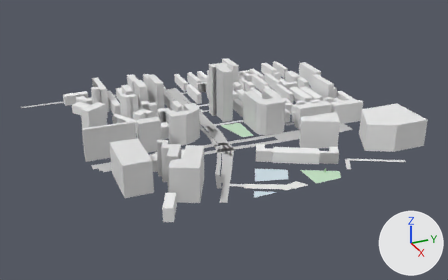
Renders of the glTF model white-model-six-districts/chunks/121_95_high.glb from each side of a commit.
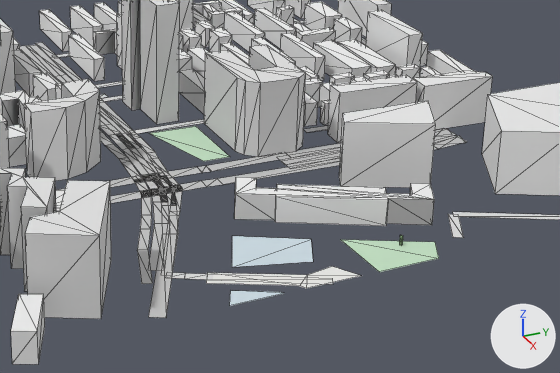
Each version appears first whole from a 50 mm camera at (1685.0, 2805.0, 436.0) aimed at (780.0, 3212.0, -16.0), and next in a close-up on the part from 35% to 87% of the width and 25% to 81% of the height. The lights are fixed; the arrows at lower right show +X, +Y and +Z. The older version's two pictures come first. The close-ups show mesh edges as thin lines. Vertices at exactly the same position are counted once.
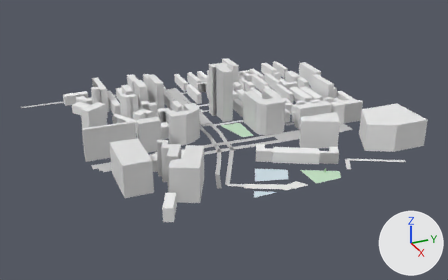
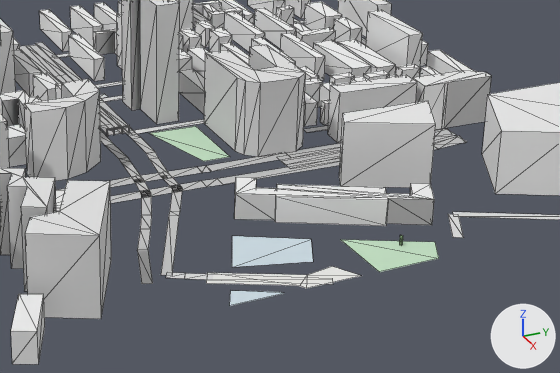
Changed parts and their boxes [x1, y1, x2, y2] in the close-ups (560 x 373 px):
part 1 of me_mesh_0, deleted: before [122, 147, 178, 318]
part 2 of me_mesh_0, cut back: before [414, 71, 493, 130]; after [414, 71, 492, 130]
part 3 of me_mesh_0, cut back: before [100, 127, 142, 150]; after [100, 125, 130, 136]

Diff of the bpy script that builds the scene:
```diff
--- a/white-model-six-districts/chunks/121_95_high.glb.py
+++ b/white-model-six-districts/chunks/121_95_high.glb.py
@@ me_mesh_0 @@
 # used by ob_mesh_0; location = (0.0, 0.0, 0.0)
-me_mesh_0.from_pydata(...)  # 1370 vertices, 1419 faces; spans x 487.0..1015.0, y 2906.0..3517.0, z -6.0..90.0
+me_mesh_0.from_pydata(...)  # 1374 vertices, 1461 faces; spans x 487.0..1015.0, y 2906.0..3517.0, z -6.0..90.0
+# me_mesh_0 part 1: 10 loose pieces with 40 vertices, spanning x 764.0..997.0, y 3110.0..3206.0, z -5.0, are deleted
+# me_mesh_0 part 2
+# 2 vertices are removed from x 828.0, y 3467.0, z -6.0..32.0
+# 7 faces are deleted
+# 6 vertices are added at (825.0, 3427.0, -6.0), (825.0, 3430.0, -6.0), (827.0, 3467.0, -6.0), (825.0, 3427.0, 32.0), (825.0, 3430.0, 32.0), (827.0, 3467.0, 32.0)
+# 13 new faces join them
+# me_mesh_0 part 3
+# 5 vertices are removed from x 735.0..765.0, y 3190.0..3206.0, z -5.0
+# 5 faces are deleted
+# 2 vertices move within x 736.0, y 3202.0..3208.0, z -5.0
+# 21 vertices are added at x 735.0..736.0, y 3196.0..3209.0, z -5.0..1.0
+# 31 new faces join them
+# other edits to the shape of me_mesh_0 do not show in these pictures
 me_mesh_0.materials.append(mat_material_0)
```
